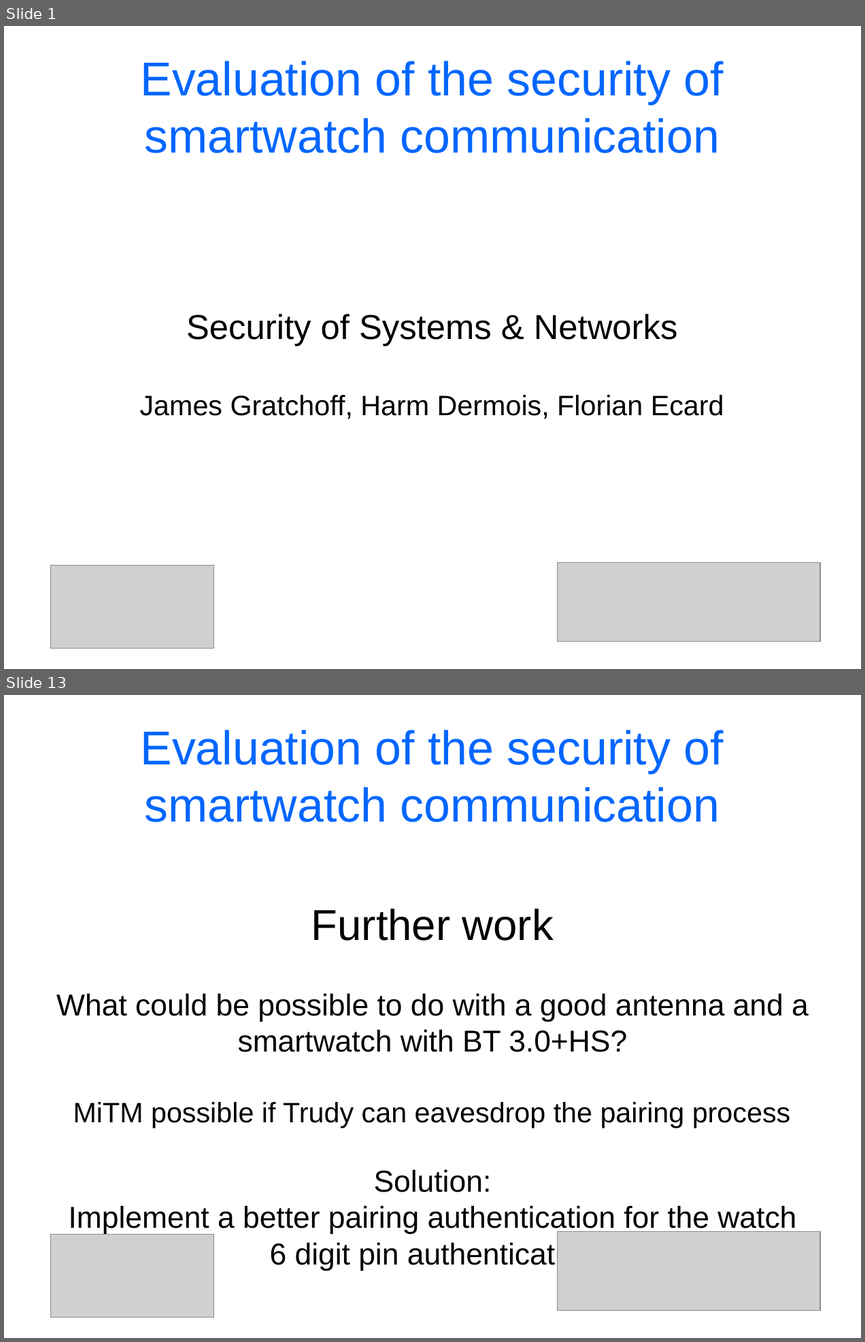
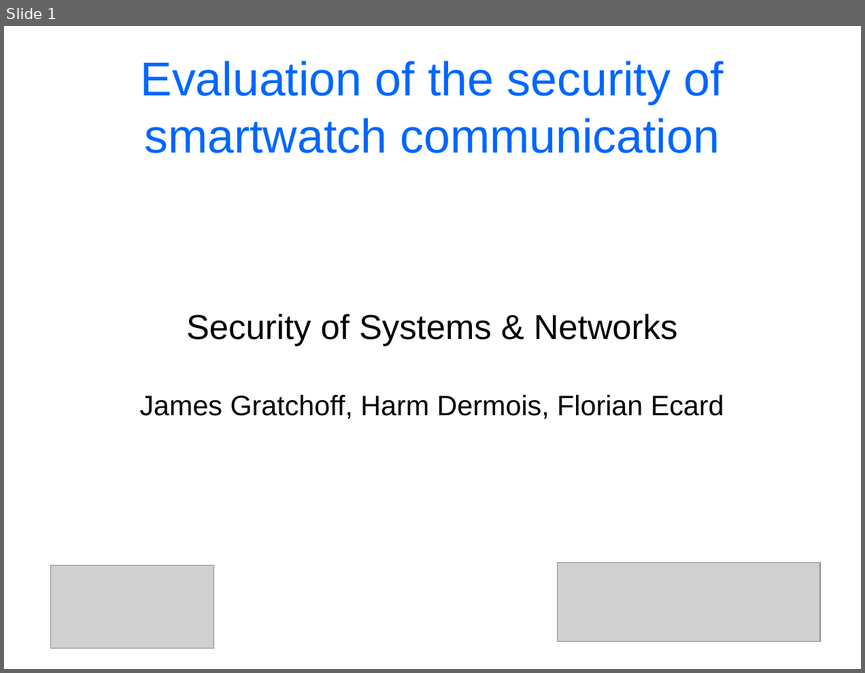
Before and after one commit to cheeseit/smartwatchers_report, a slide deck: presentation.odp. Shown one above the other, each under a label of ours: slides 1 and 13 before the commit, slide 1 after it; the slides between them are not shown. The pictures are 865x1342 and 865x673 pixels, drawn with LibreOffice and Linux fonts; fonts in the diff are those of the drawing; grey boxes stand for pictures. Boxes give left, top, right and bottom in pixels: in the first picture for what was removed or moved away, otherwise in the second. Text is boxed around its words. In the diff, an @@ line names an element or a change of style, - is before the commit and + after.

```diff
--- a/presentation.odp
+++ b/presentation.odp
@@ slide 13 removed at (4, 695, 861, 1338), background #FFFFFF @@
@@ title removed at (141, 730, 723, 822) @@
-Evaluation of the security of smartwatch communication
@@ subtitle removed at (56, 909, 808, 1270) @@
-Further work
-What could be possible to do with a good antenna and a smartwatch with BT 3.0+HS?
-MiTM possible if Trudy can eavesdrop the pairing process
-Solution:
-Implement a better pairing authentication for the watch
-6 digit pin authentication
@@ picture removed at (51, 1234, 214, 1317) @@
@@ picture removed at (558, 1232, 821, 1310) @@
```
Also in this commit, not shown: 10 slides changed, 3 slides added, 1 other slide removed, 1 other file.
